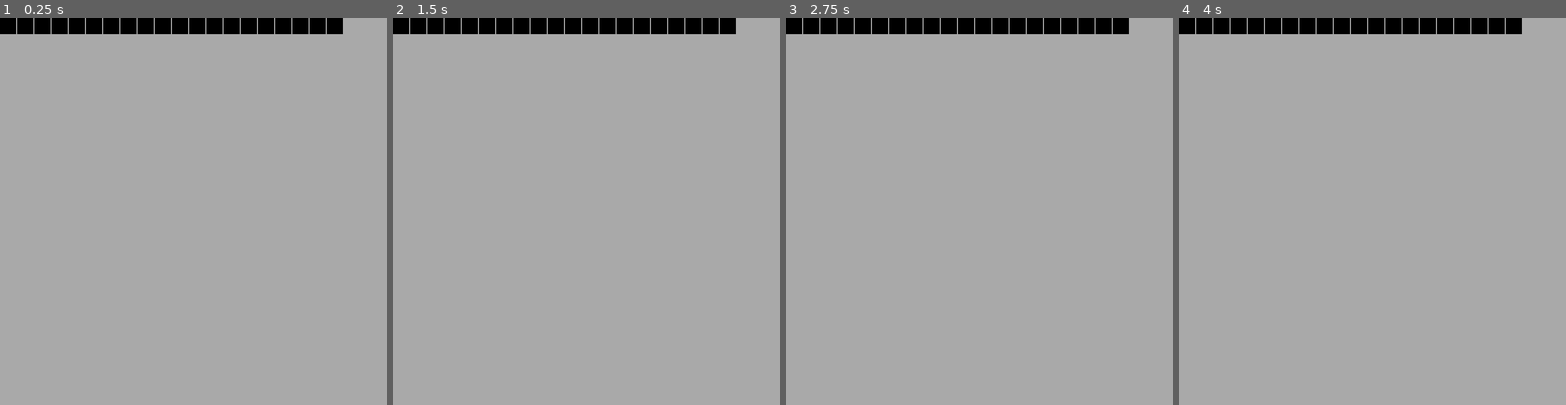
Above: before the commit, frames 1-4 (left to right).
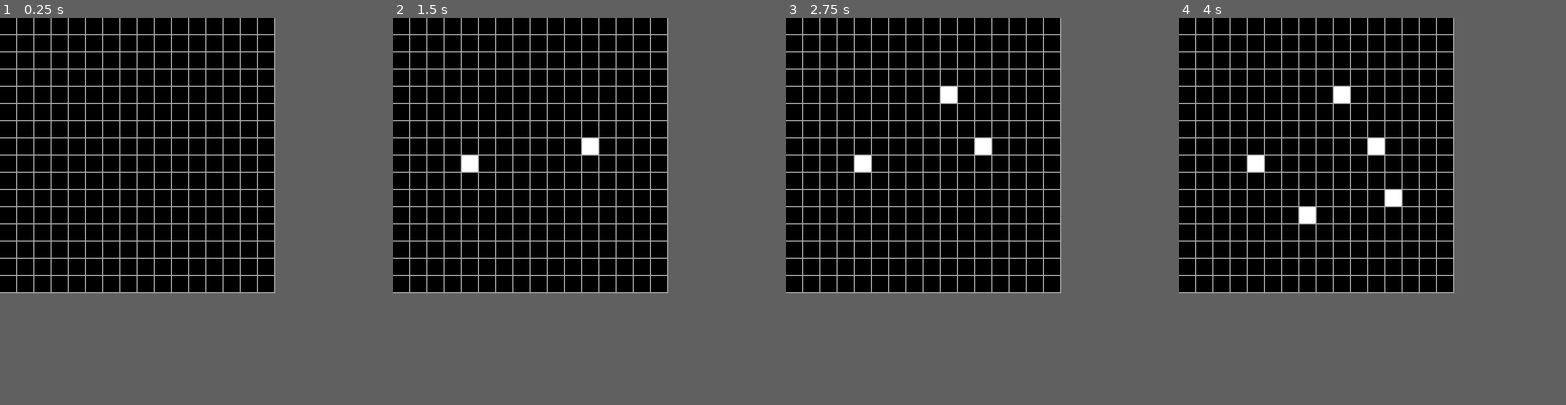
Above: after the commit, the same moments.

Repository: NoahHaile/Conway-s-Game-of-Life
Game: Godot game, scene res://color_rect.tscn
The game is run twice, just before and just after one commit, with the same random seed, the same clock (stepped at 60 frames per second) and the same inputs.
Inputs (mouse positions are in pixels of both pictures, inside the frame that each line leads up to):
- Up to frame 1 (0.25 s): no input
- Up to frame 2 (1.5 s): tap Enter at 0.5 s; move the mouse to (671, 192) at 0.52 s; click (671, 192) at 0.67 s; tap Space at 1.25 s; move the mouse to (509, 230) at 1.27 s; click (509, 230) at 1.42 s
- Up to frame 3 (2.75 s): tap Enter at 2 s; move the mouse to (1018, 126) at 2.02 s; click (1018, 126) at 2.17 s
- Up to frame 4 (4 s): tap Space at 2.75 s; move the mouse to (1353, 288) at 2.77 s; click (1353, 288) at 2.92 s; tap Enter at 3.5 s; move the mouse to (1488, 269) at 3.52 s; click (1488, 269) at 3.67 s
In our replay, the window is 720x720 before the commit and 512x512 after it. These sizes can differ from the game's own. Grey fills any space a smaller window leaves; there, only what the larger window draws over its background counts as a difference.

The runs differ from the first frame. In frame 1, 42% of the frame differs, in the area x 0-89%, y 0-71%; in frame 2, 42%; in frame 3, 42%; in frame 4, 42%.

Commit message:
Grid basics complete

Diff:
--- a/ColorRect.gd
+++ b/ColorRect.gd
@@ -5,11 +5,15 @@
 	# Set the initial color of the ColorRect to black.
 	self.color = Color.DARK_GRAY
 	self.size = get_viewport_rect().size
-	for i in range(20): # This will create 4 children as an example.
-		var child_rect = Cell.new()
-		# Calculate a position offset for each child to avoid overlap.
-		child_rect.position = Vector2(i * 32, 0)
-		add_child(child_rect)
+	var size = 30
+	var gap = 2
+	for j in range(get_viewport_rect().size.x / size + gap ):
+		for i in range(get_viewport_rect().size.x / size + gap ): # This will create 4 children as an example.
+			var child_rect = Cell.new()
+			child_rect.size = Vector2(size, size)
+			# Calculate a position offset for each child to avoid overlap.
+			child_rect.position = Vector2(i * ( size + gap ), j * ( size + gap ))
+			add_child(child_rect)
 	# Make sure the ColorRect is reacting to mouse input.
 
 # Override the _input function to respond to mouse clicks.
--- a/project.godot
+++ b/project.godot
@@ -17,8 +17,8 @@
 
 [display]
 
-window/size/viewport_width=720
-window/size/viewport_height=720
+window/size/viewport_width=512
+window/size/viewport_height=512
 window/stretch/mode="canvas_items"
 
 [rendering]
